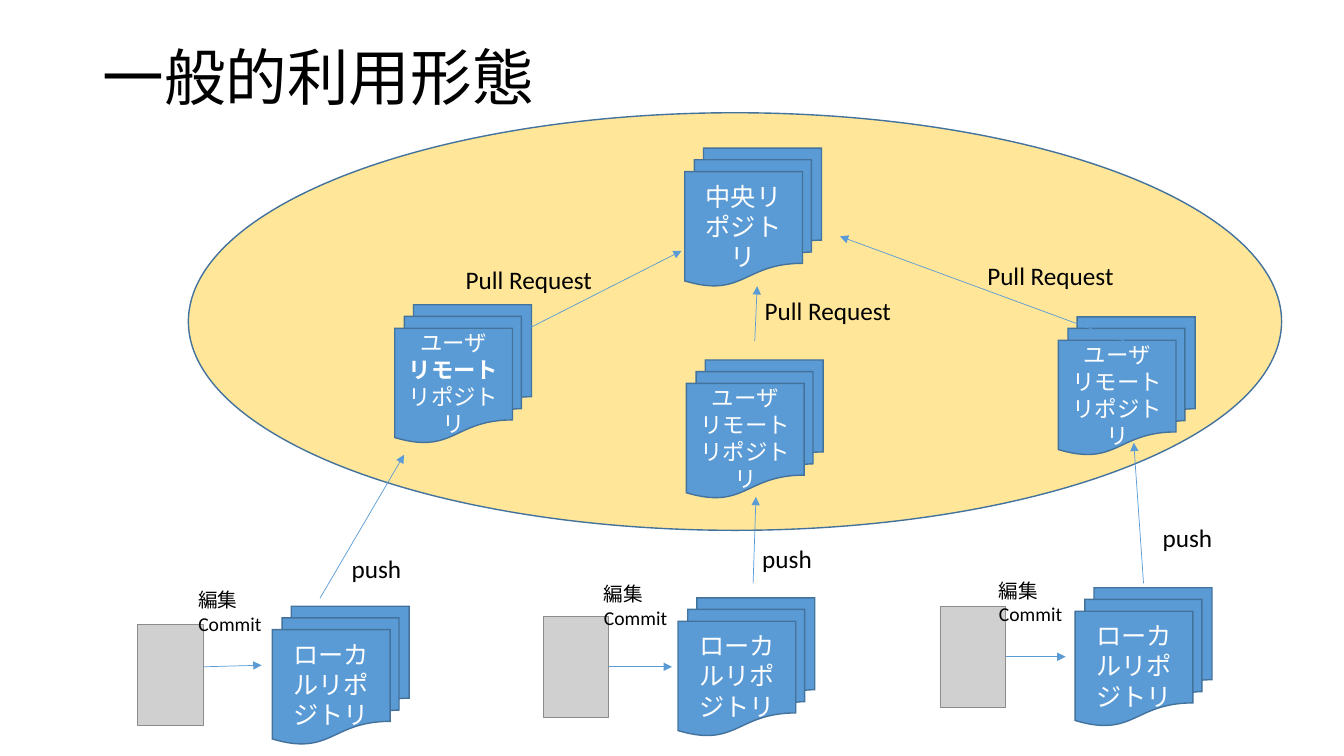
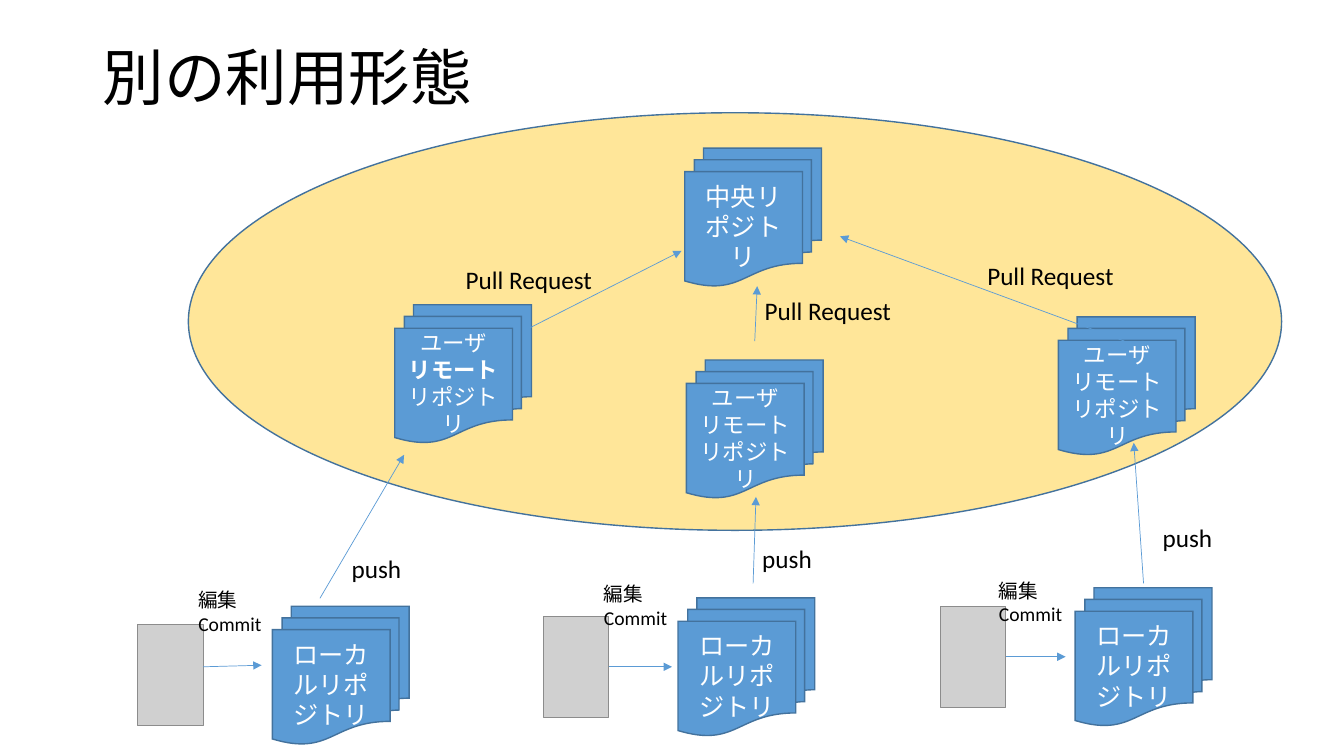
Before and after one commit to kunita18/githubdoc, a slide deck: slide 12 of ppt/GitHub.pptx (slide 11 before the commit). Drawn at 1344x756 pixels with LibreOffice and Linux fonts; fonts in the diff are those of the drawing; grey boxes stand for pictures. Boxes give left, top, right and bottom in pixels: in the first picture for what was removed or moved away, otherwise in the second. Text is boxed around its words. In the diff, an @@ line names an element or a change of style, - is before the commit and + after.

```diff
--- a/ppt/GitHub.pptx
+++ b/ppt/GitHub.pptx
@@ title at [102, 48, 472, 105]: text changed @@
-一般的利用形態
+別の利用形態
```
Also in this commit, not shown: 2 other slides changed, 1 slide added.
